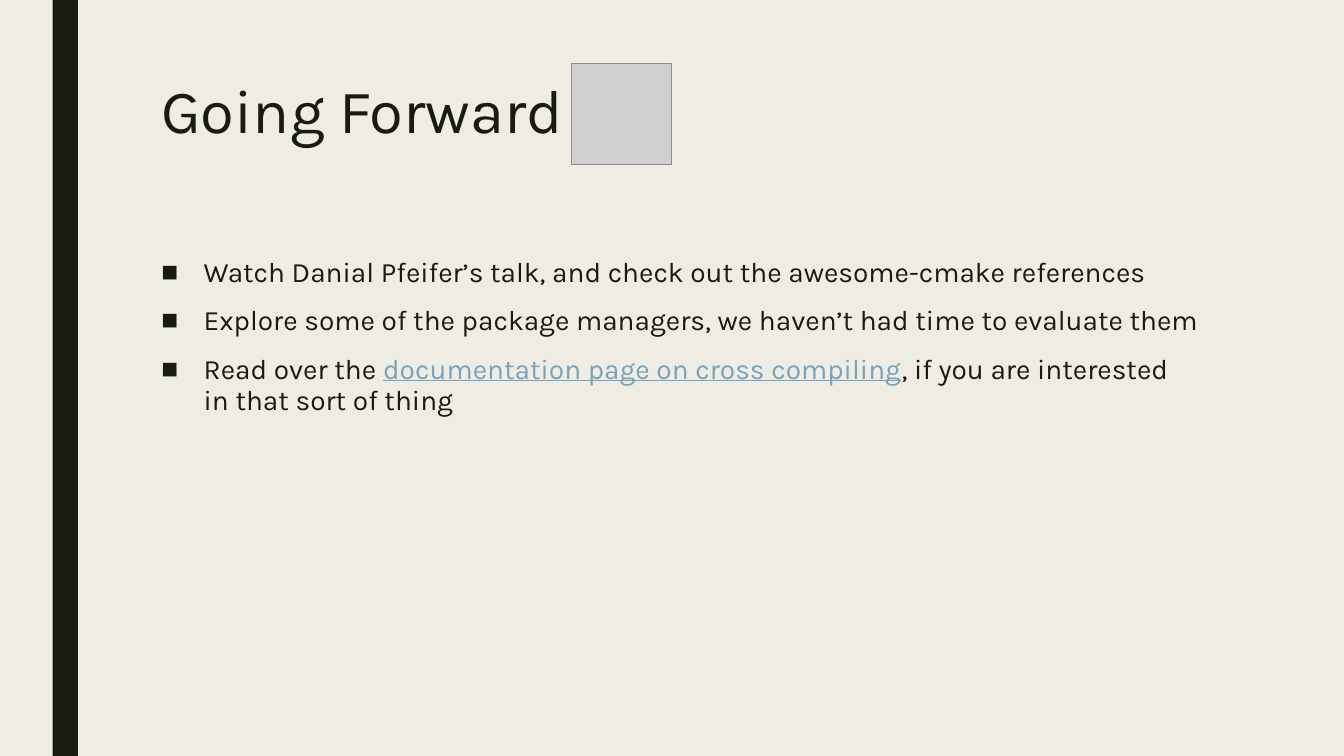
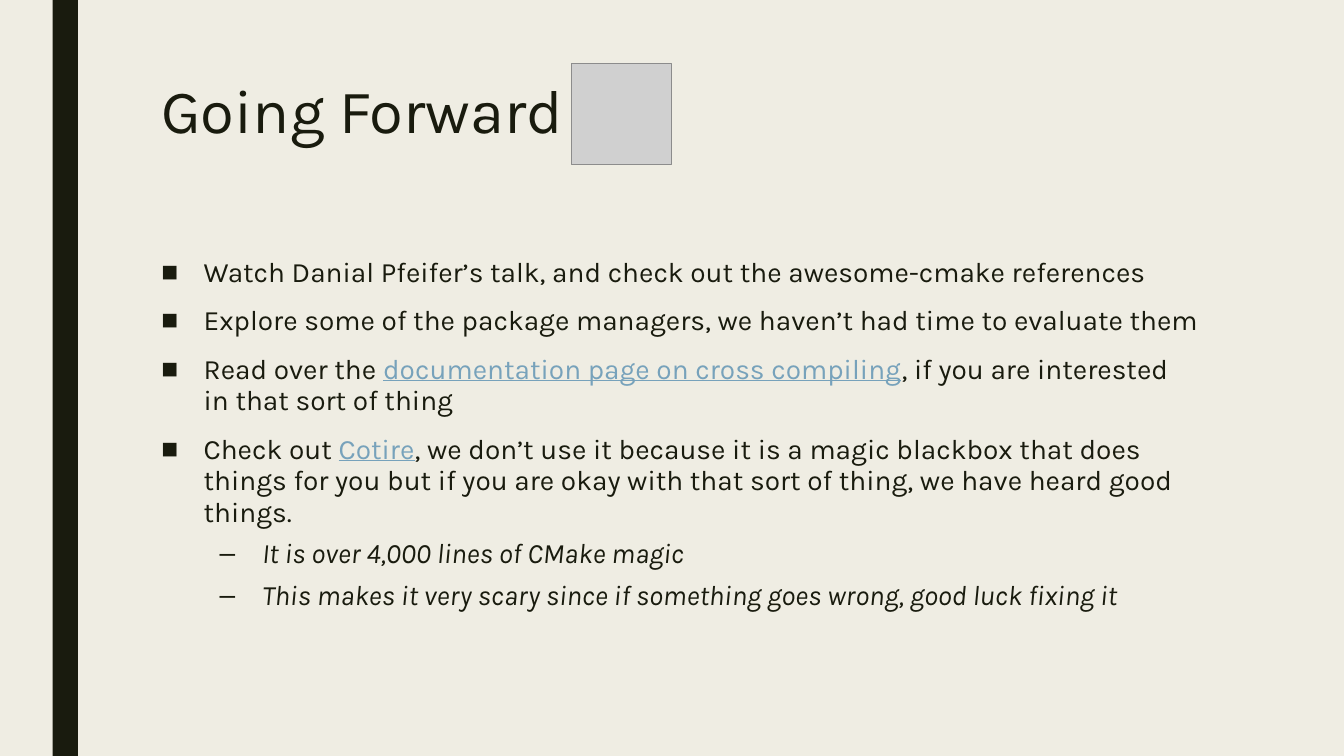
Before and after one commit to playmer/CMakePresentation, a slide deck: slide 27 of PreBuild Systems.pptx. Drawn at 1344x756 pixels with LibreOffice and Linux fonts; fonts in the diff are those of the drawing; grey boxes stand for pictures. Boxes give left, top, right and bottom in pixels: in the first picture for what was removed or moved away, otherwise in the second. Text is boxed around its words. In the diff, an @@ line names an element or a change of style, - is before the commit and + after.

Commit message:
Added cotire link

```diff
--- a/PreBuild Systems.pptx
+++ b/PreBuild Systems.pptx
@@ text at [204,439,1172,612]: paragraphs added @@
+■ Check out Cotire, we don’t use it because it is a magic blackbox that does things for you but if you are okay with that sort of thing, we have heard good things.
+  – It is over 4,000 lines of CMake magic
+  – This makes it very scary since if something goes wrong, good luck fixing it
```
Also in this commit, not shown: 1 other slide changed.
